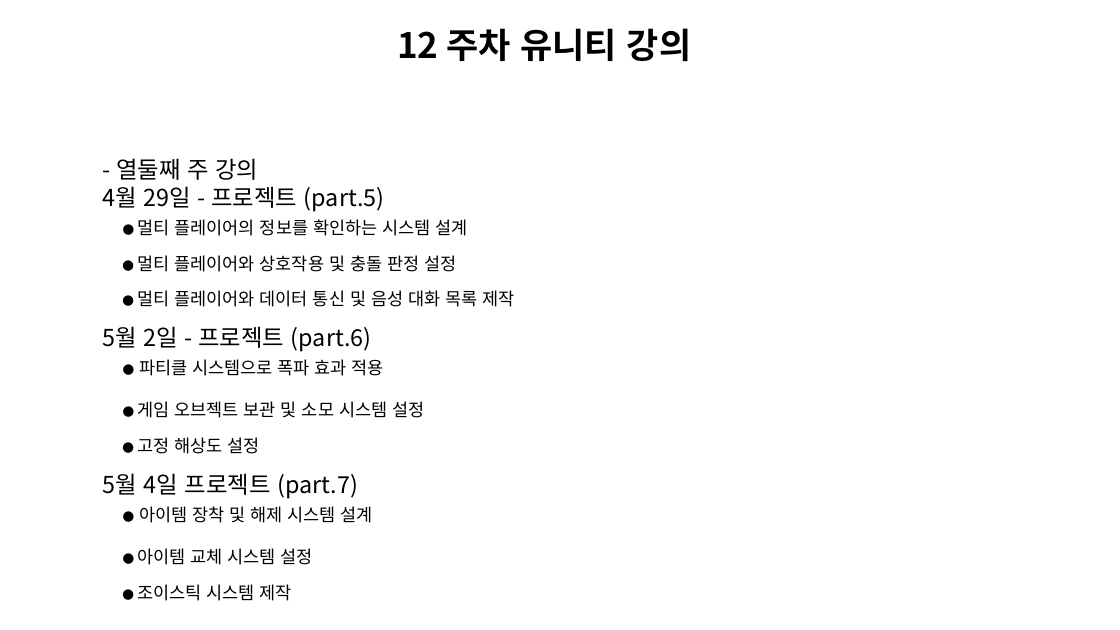
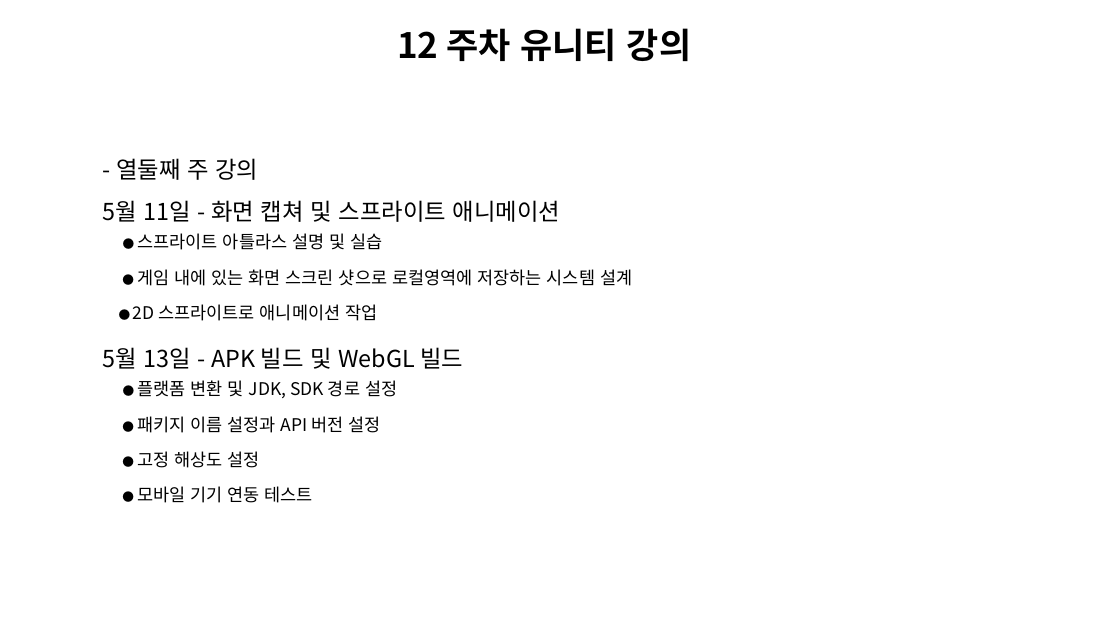
Before and after one commit to Unity2033/3D-UnityEngine, a slide deck: slide 13 of Assets/Curriculum/창신inc유니티 커리큘럼.pptx. Drawn at 1120x630 pixels with LibreOffice and Linux fonts; fonts in the diff are those of the drawing; background and template pictures are left out. Boxes give left, top, right and bottom in pixels: in the first picture for what was removed or moved away, otherwise in the second. Text is boxed around its words. In the diff, an @@ line names an element or a change of style, - is before the commit and + after.

```diff
--- a/Assets/Curriculum/창신inc유니티 커리큘럼.pptx
+++ b/Assets/Curriculum/창신inc유니티 커리큘럼.pptx
@@ text at (103,200,632,433): text changed @@
-4월 29일 - 프로젝트 (part.5)
-● 멀티 플레이어의 정보를 확인하는 시스템 설계
-● 멀티 플레이어와 상호작용 및 충돌 판정 설정
-● 멀티 플레이어와 데이터 통신 및 음성 대화 목록 제작
-5월 2일 - 프로젝트 (part.6)
-● 파티클 시스템으로 폭파 효과 적용
-● 게임 오브젝트 보관 및 소모 시스템 설정
+5월 11일 - 화면 캡쳐 및 스프라이트 애니메이션
+● 스프라이트 아틀라스 설명 및 실습
+● 게임 내에 있는 화면 스크린 샷으로 로컬영역에 저장하는 시스템 설계
+● 2D 스프라이트로 애니메이션 작업
+5월 13일 - APK 빌드 및 WebGL 빌드
+● 플랫폼 변환 및 JDK, SDK 경로 설정
+● 패키지 이름 설정과 API 버전 설정
@@ text at (137,486,313,503): text changed @@
-5월 4일 프로젝트 (part.7)
-● 아이템 장착 및 해제 시스템 설계
-● 아이템 교체 시스템 설정
-● 조이스틱 시스템 제작
+● 모바일 기기 연동 테스트
```
Also in this commit, not shown: 7 other slides changed, 1 slide removed, 56 other files.
